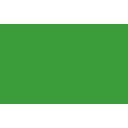
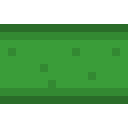
Before/after of a 128 × 128 layered artwork. What changed in the layer stack:
painted on "Layer" over [0, 24, 128, 104]
